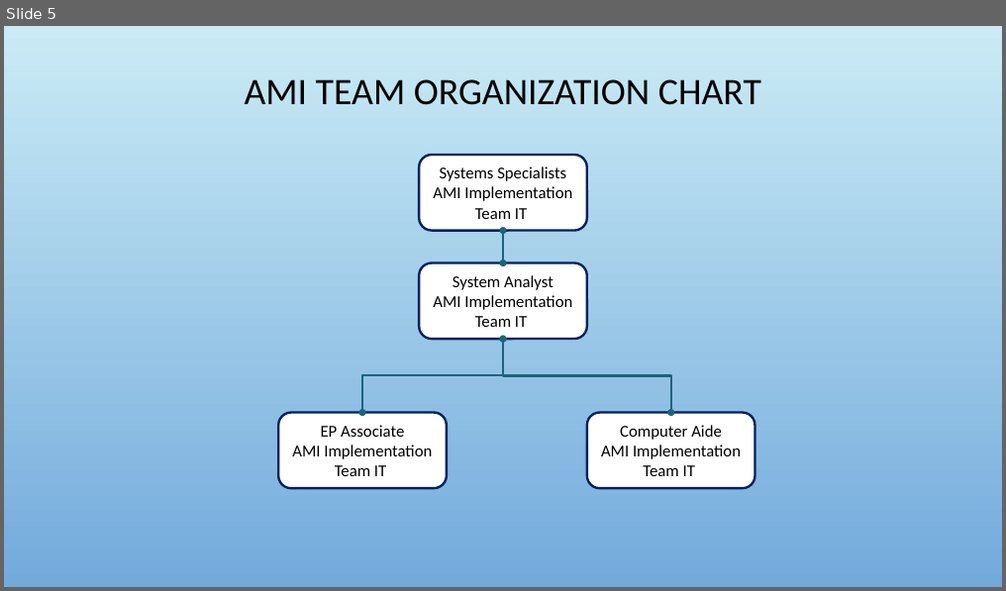
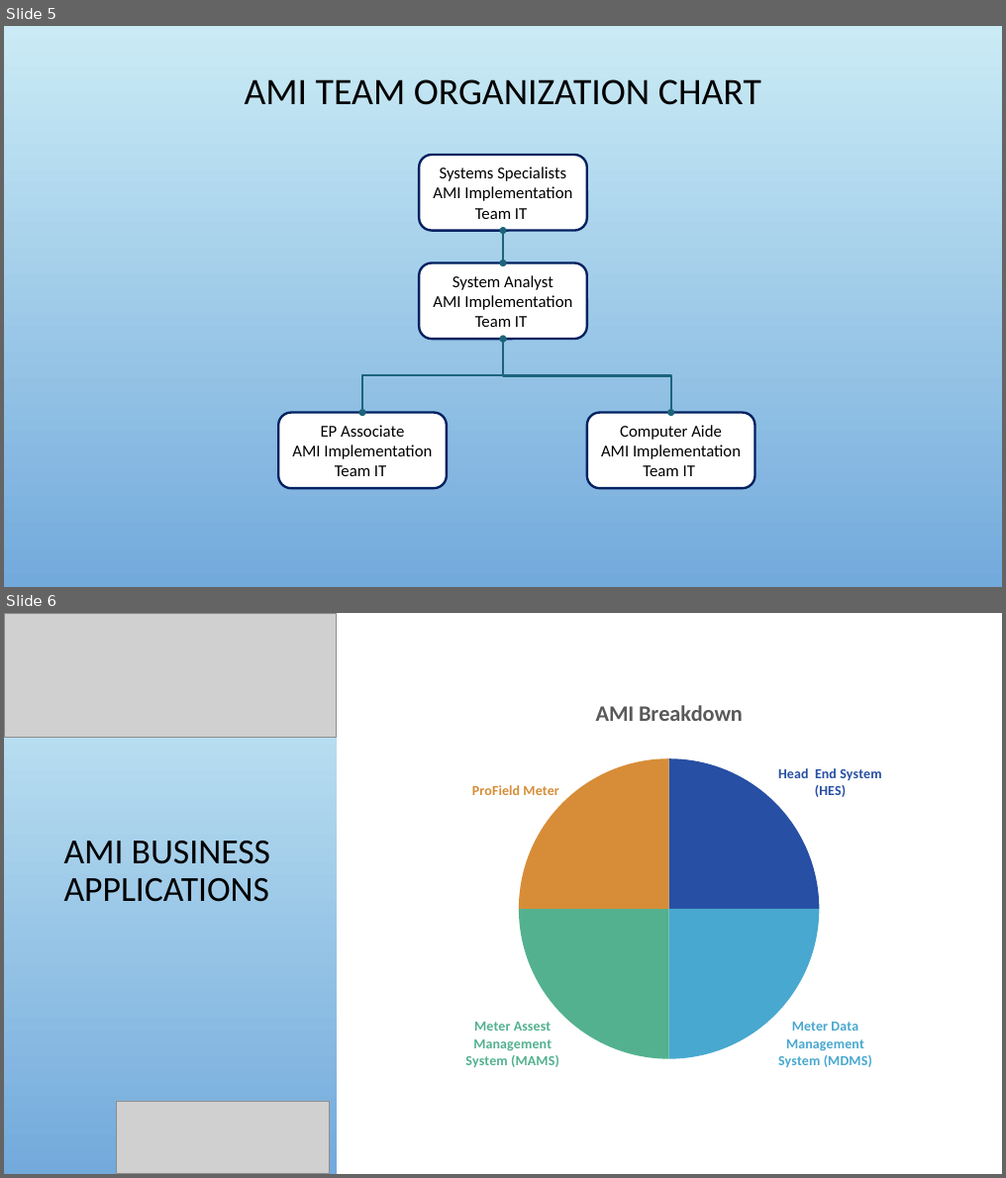
Before and after one commit to ashreyah/Coned-Internship, a slide deck: Deliverables/Diagrams_ConEd_Internship.pptx. Shown one above the other, each under a label of ours: slide 5 before the commit, slides 5 and 6 after it. The pictures are 1006x591 and 1006x1178 pixels, drawn with LibreOffice and Linux fonts; fonts in the diff are those of the drawing; grey boxes stand for pictures; background and template pictures are left out. Boxes give left, top, right and bottom in pixels: in the first picture for what was removed or moved away, otherwise in the second. Text is boxed around its words. In the diff, an @@ line names an element or a change of style, - is before the commit and + after.

```diff
--- a/Deliverables/Diagrams_ConEd_Internship.pptx
+++ b/Deliverables/Diagrams_ConEd_Internship.pptx
@@ slide 6 added at (4,613,1002,1174), background picture (left out) @@
@@ rectangle added at (4,613,337,1174), fill gradient #CBECF5 to #73ABDD @@
@@ picture added at (4,613,337,738) @@
@@ rectangle added at (337,613,1002,1174), fill #FFFFFF @@
@@ pie chart added at (363,681,975,1101) @@
+title "AMI Breakdown "
+categories: Head  End System (HES), Meter Data Management System (MDMS), Meter Assest Management System (MAMS), ProField Meter
+Series 1: 25, 25, 25, 25
@@ title added at (64,841,270,902), 34 pt, text #000000 @@
+AMI BUSINESS APPLICATIONS
@@ picture added at (117,1101,329,1174) @@
```
